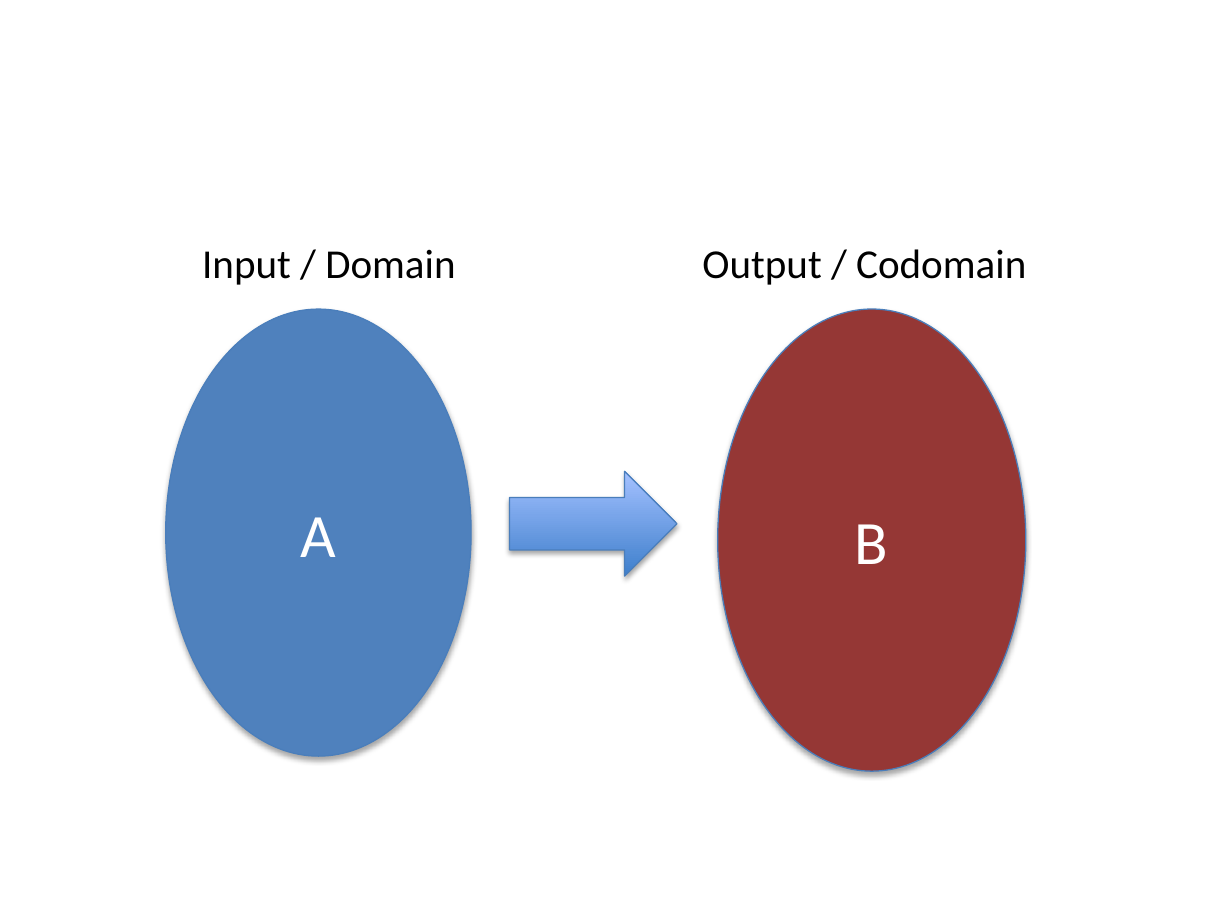
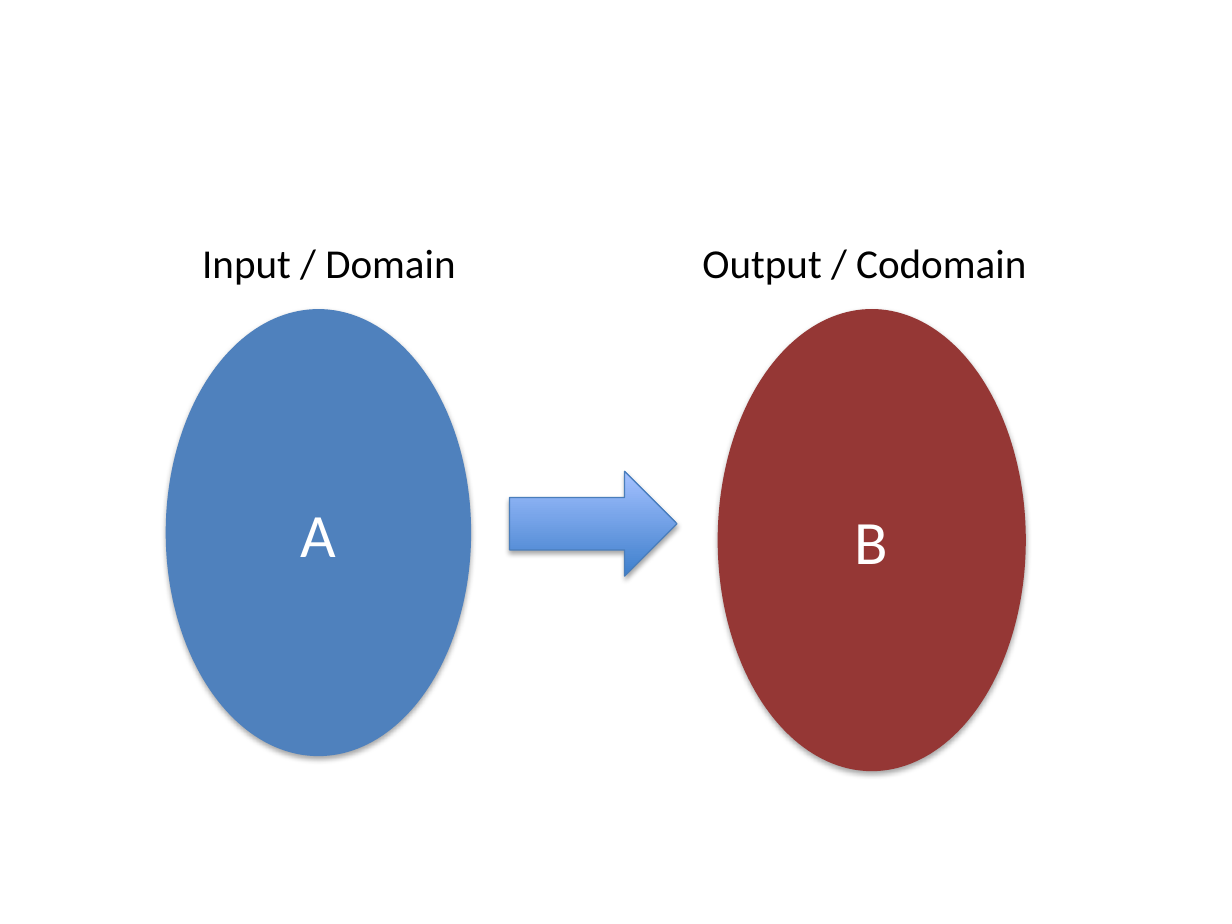
Before and after one commit to fp-tower/foundations, a slide deck: slide 3 of Diagrams.pptx (slide 2 before the commit). Drawn at 1232x924 pixels with LibreOffice and Linux fonts; fonts in the diff are those of the drawing. Boxes give left, top, right and bottom in pixels: in the first picture for what was removed or moved away, otherwise in the second. Text is boxed around its words. In the diff, an @@ line names an element or a change of style, - is before the commit and + after.

```diff
--- a/Diagrams.pptx
+++ b/Diagrams.pptx
@@ ellipse "B" at [718,309,1026,771]: outline #4B7EBC 0.75 pt to none @@
```
Also in this commit, not shown: 3 other slides changed, 9 slides added, 13 other files.
